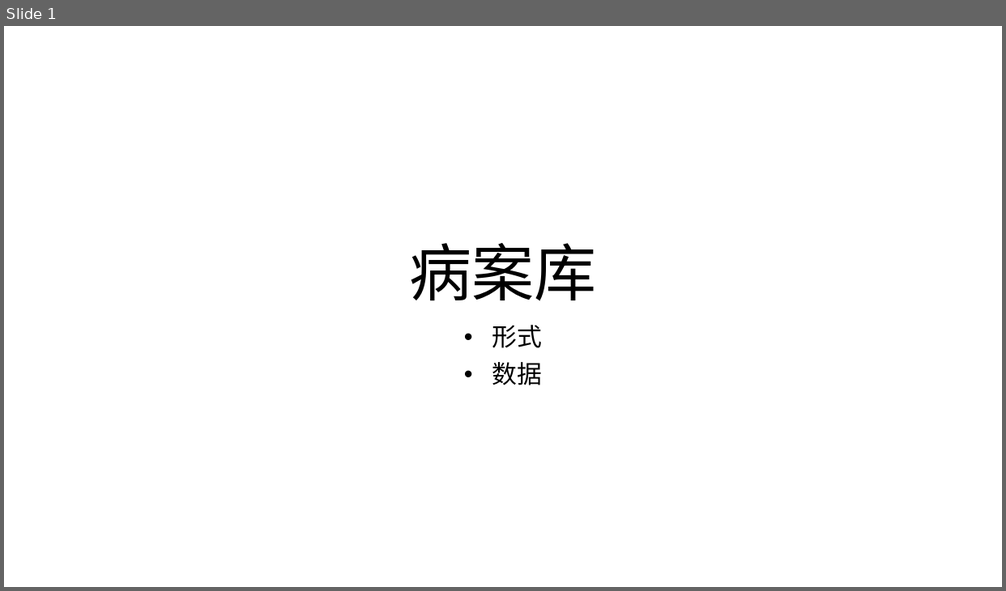
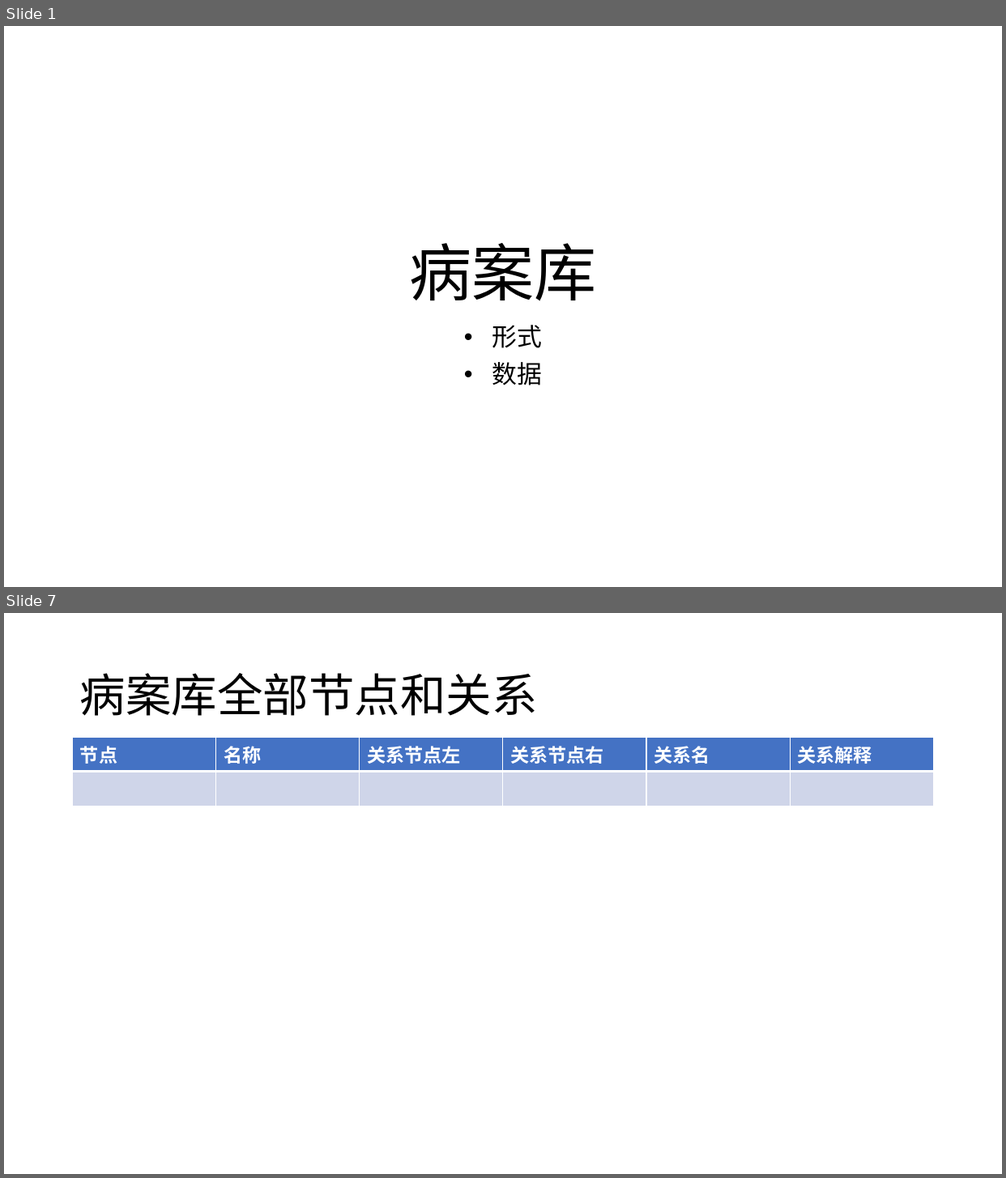
Before and after one commit to zmy1103/GNN_-, a slide deck: 病案库构建/病案库构建方案.pptx. Shown one above the other, each under a label of ours: slide 1 before the commit, slides 1 and 7 after it; the slides between them are not shown. The pictures are 1006x591 and 1006x1178 pixels, drawn with LibreOffice and Linux fonts; fonts in the diff are those of the drawing. Boxes give left, top, right and bottom in pixels: in the first picture for what was removed or moved away, otherwise in the second. Text is boxed around its words. In the diff, an @@ line names an element or a change of style, - is before the commit and + after.

```diff
--- a/病案库构建/病案库构建方案.pptx
+++ b/病案库构建/病案库构建方案.pptx
@@ slide 7 added at <box>4,613,1002,1174</box>, background #FFFFFF @@
@@ title added at <box>80,673,538,716</box>, 44 pt, text #000000 @@
+病案库全部节点和关系
@@ table added at <box>73,737,936,798</box>, 2 rows, 6 columns @@
+节点 | 名称 | 关系节点左 | 关系节点右 | 关系名 | 关系解释
+ |  |  |  |  | 
```
Also in this commit, not shown: 3 slides changed, 16 other slides added.
